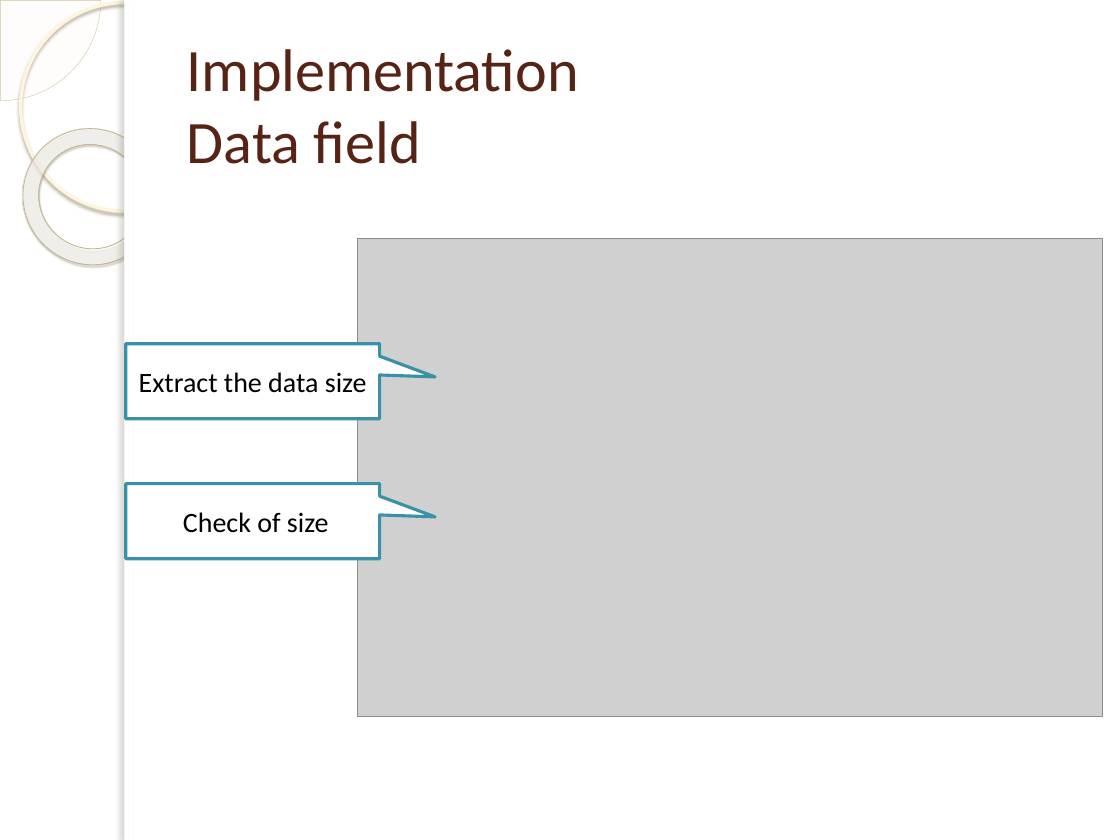
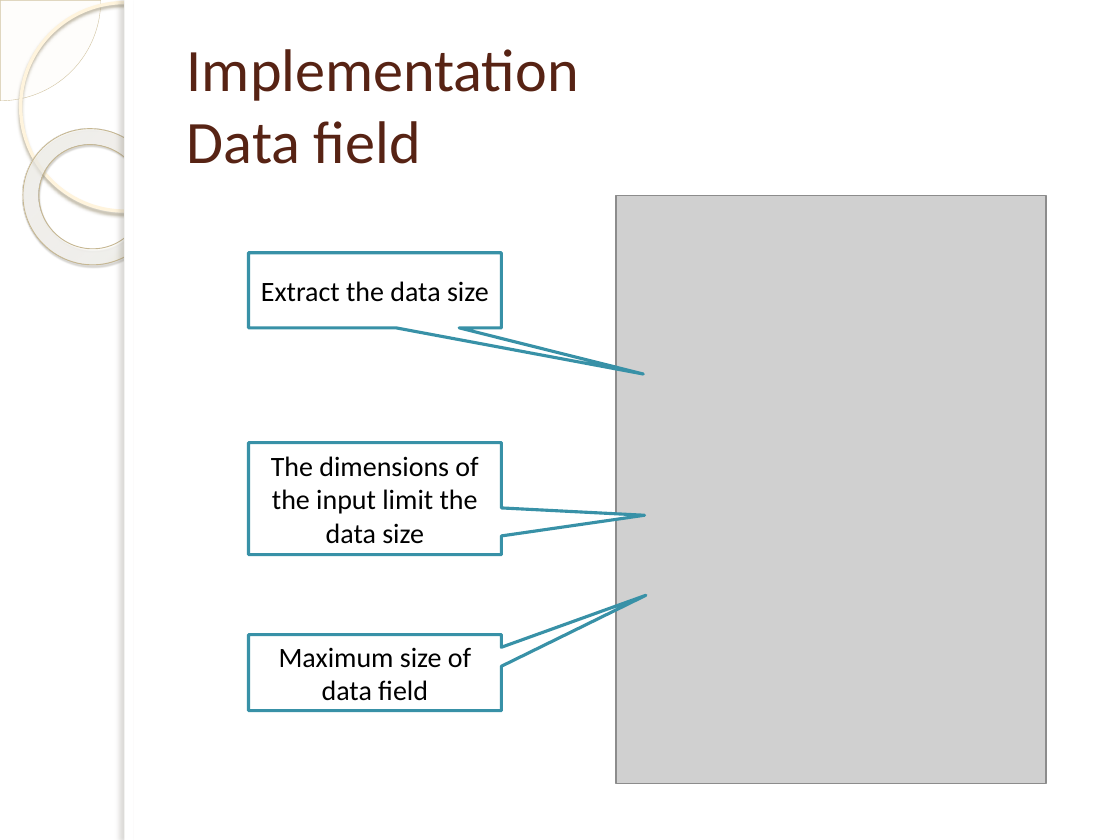
Before and after one commit to isamubr/ece405group6, a slide deck: slide 19 of 4305 Final Presentation.pptx (slide 18 before the commit). Drawn at 1120x840 pixels with LibreOffice and Linux fonts; fonts in the diff are those of the drawing; grey boxes stand for pictures; background and template pictures are left out. Boxes give left, top, right and bottom in pixels: in the first picture for what was removed or moved away, otherwise in the second. Text is boxed around its words. In the diff, an @@ line names an element or a change of style, - is before the commit and + after.

Commit message:
New table and check

```diff
--- a/4305 Final Presentation.pptx
+++ b/4305 Final Presentation.pptx
@@ picture resized from (x1=357, y1=239, x2=1103, y2=717) to (x1=616, y1=196, x2=1046, y2=784) @@
@@ speech box "Extract the data size" moved from (x1=125, y1=344, x2=380, y2=419) to (x1=249, y1=253, x2=502, y2=328) @@
@@ speech box "Extract the data size" at (x1=249, y1=253, x2=502, y2=328): proportions changed @@
@@ speech box "The dimensions of the input ..." at (x1=249, y1=442, x2=502, y2=554): proportions changed @@
@@ speech box "The dimensions of the input ..." resized from (x1=125, y1=484, x2=380, y2=559) to (x1=249, y1=442, x2=502, y2=554) @@
@@ text in speech box at (x1=271, y1=456, x2=478, y2=544): text changed @@
-Check of size
+The dimensions of the input limit the data size
@@ speech box added at (x1=249, y1=635, x2=502, y2=711), fill #FFFFFF, outline #3891A7 2 pt, 18 pt, text #000000 @@
+Maximum size of data field
```
Also in this commit, not shown: 8 other slides changed, 5 slides added, 1 slide removed, 2 other files.
